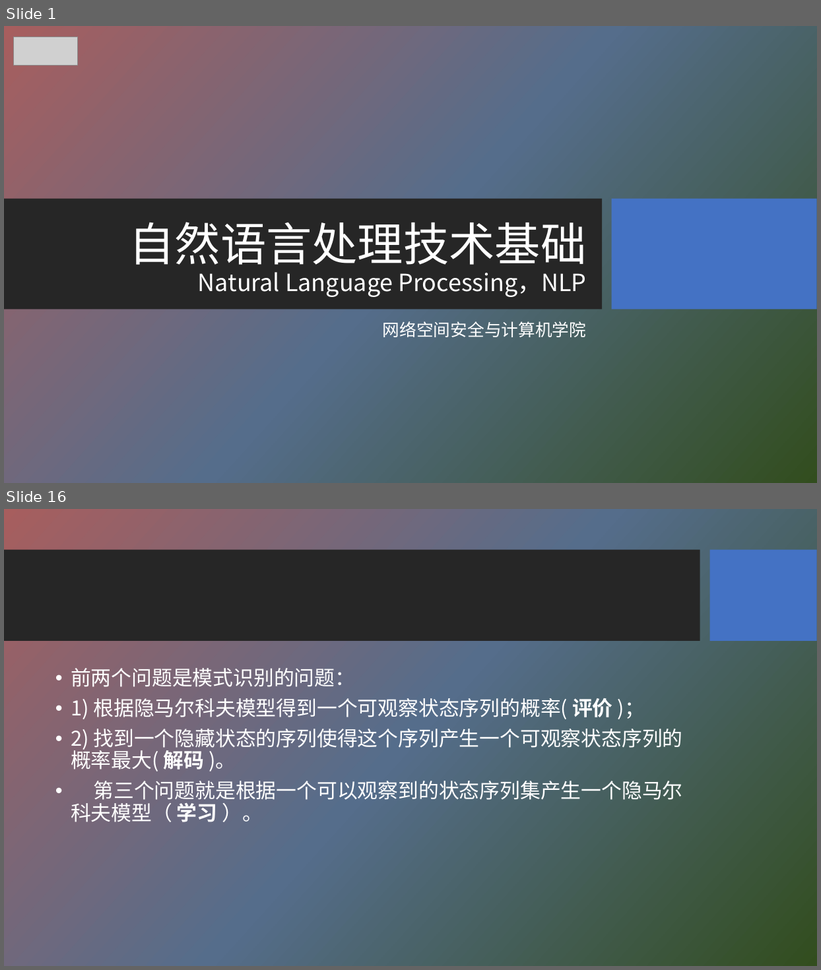
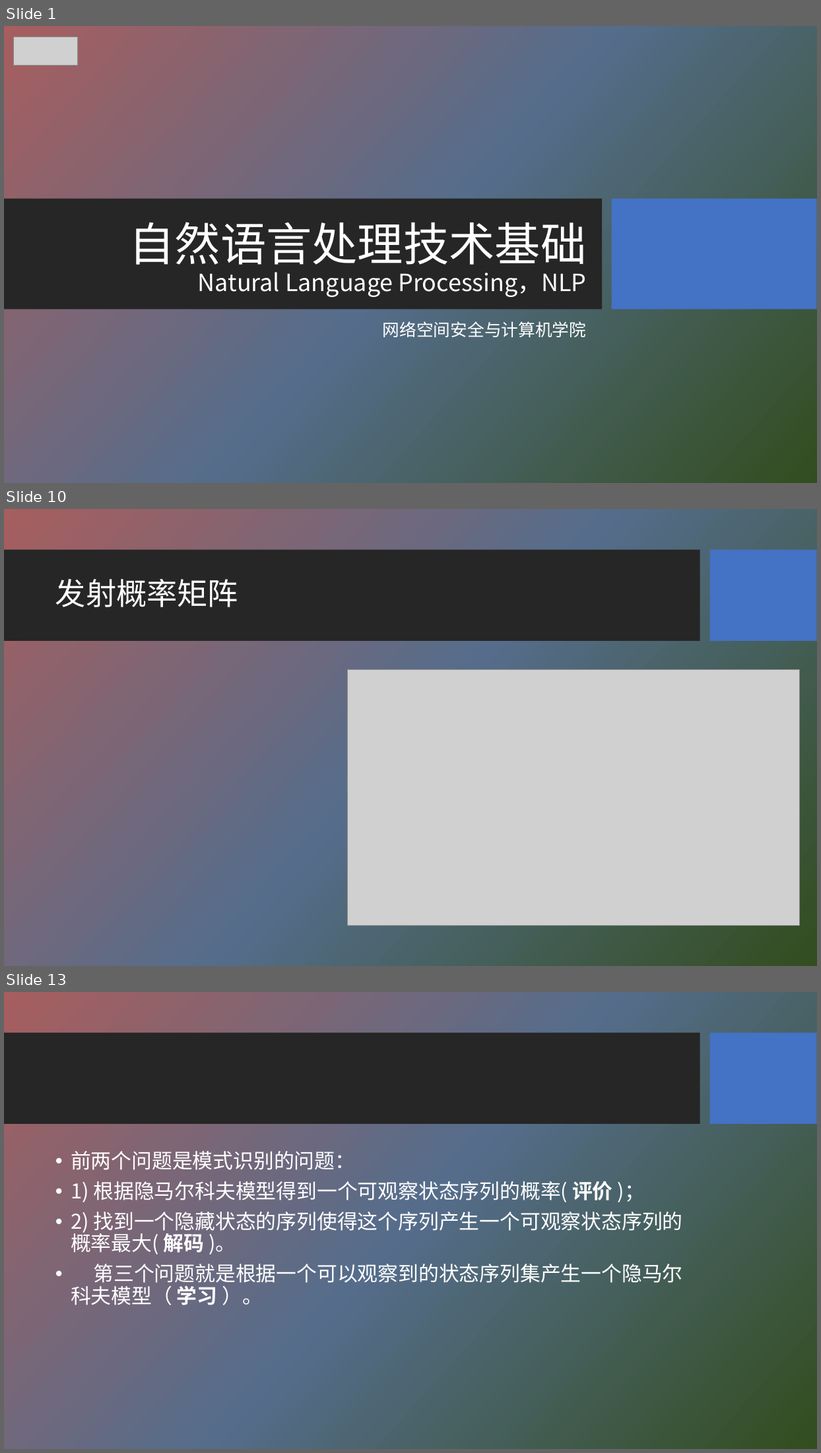
Before and after one commit to HBU/NLP_PPT, a slide deck: PPT-2020/ch04 隐马尔科夫模型.pptx. Shown one above the other, each under a label of ours: slides 1 and 16 before the commit, slides 1, 10 and 13 after it; the slides between them are not shown. The pictures are 821x970 and 821x1453 pixels, drawn with LibreOffice and Linux fonts; fonts in the diff are those of the drawing; grey boxes stand for pictures; background and template pictures are left out. Boxes give left, top, right and bottom in pixels: in the first picture for what was removed or moved away, otherwise in the second. Text is boxed around its words. In the diff, an @@ line names an element or a change of style, - is before the commit and + after.

```diff
--- a/PPT-2020/ch04 隐马尔科夫模型.pptx
+++ b/PPT-2020/ch04 隐马尔科夫模型.pptx
@@ slide 10 added at box(4, 509, 817, 966), background picture (left out); not listed: 2 template elements that a slide beside it also shows @@
@@ title added at box(55, 579, 238, 607), 36 pt, text #FFFFFF @@
+发射概率矩阵
@@ picture added at box(347, 669, 799, 925) @@
@@ what was slide 16 is now slide 13 @@
```
Also in this commit, not shown: 9 slides changed, 1 other slide added, 5 slides removed.
